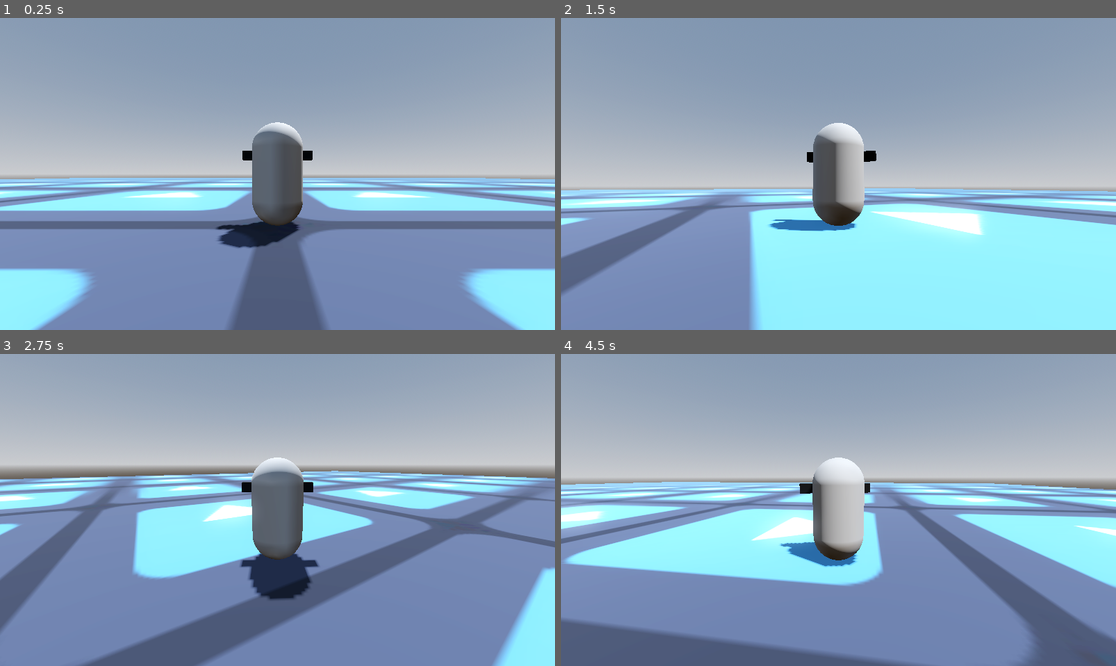
Above: before the commit, frames 1-4 (two rows, left to right).
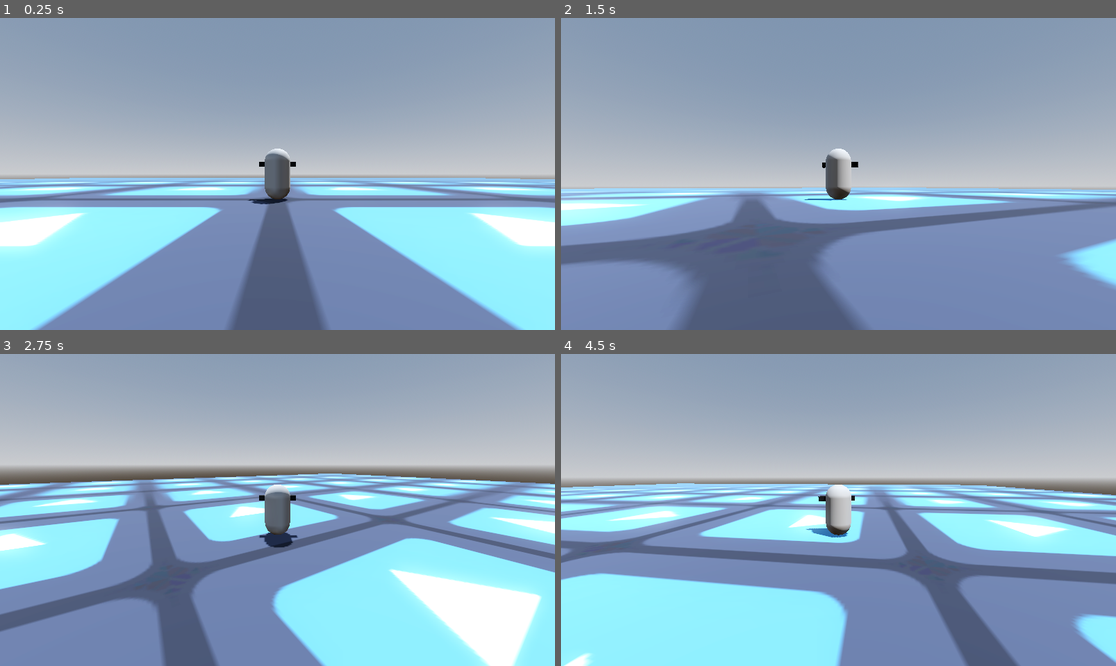
Above: after the commit, the same moments.

Repository: KurtBliss/Platformer3D
Game: Godot game, scene res://maps/map001.tscn
Two runs of this game, one before a commit and one after it. Both use one fixed random seed, a clock stepped at 60 frames per second and the inputs below. The engine's default icon, where the game draws it, is replaced by a stand-in: a white triangle on a blue panel in a dark square.
Inputs (mouse positions are in pixels of both pictures, inside the frame that each line leads up to):
- Up to frame 1 (0.25 s): no input
- Up to frame 2 (1.5 s): tap Enter (ui_accept) at 0.5, 0.77 s; move the mouse to (866, 174) at 0.52 s; hold W (move_up) from 0.53 s (still down); move the mouse to (810, 174) at 1.27 s
- Up to frame 3 (2.75 s): keep holding W (move_up); tap Enter (ui_accept) at 1.52 s; move the mouse to (288, 503) at 2.02 s
- Up to frame 4 (4.5 s): keep holding W (move_up); move the mouse to (832, 516) at 2.77 s; tap Enter (ui_accept) at 3.02, 3.77 s; move the mouse to (877, 513) at 3.52 s; move the mouse to (794, 506) at 4.27 s

The runs differ from the first frame. In frame 1, 23% of the frame differs, in the area x 0-100%, y 33-94%; in frame 2, 37%; in frame 3, 42%, in the area x 0-100%, y 33-100%; in frame 4, 41%.

Commit message:
Added a spring arm preview script

Diff:
--- a/entities/player/player_body.tscn
+++ b/entities/player/player_body.tscn
@@ -1,6 +1,7 @@
-[gd_scene load_steps=6 format=3 uid="uid://c70y37ljl0rk0"]
+[gd_scene load_steps=7 format=3 uid="uid://c70y37ljl0rk0"]
 
 [ext_resource type="Script" uid="uid://iqakbo865cfp" path="res://entities/player/player_body.gd" id="1_i4bso"]
+[ext_resource type="Script" uid="uid://cydaqb582pukl" path="res://entities/player/spring_arm_preview_3d.gd" id="2_xhb16"]
 
 [sub_resource type="CapsuleShape3D" id="CapsuleShape3D_xkrkr"]
 
@@ -29,6 +30,8 @@
 [node name="Pivot" type="Node3D" parent="."]
 
 [node name="SpringArm3D" type="SpringArm3D" parent="Pivot"]
-spring_length = 4.0
+spring_length = 8.0
+script = ExtResource("2_xhb16")
 
 [node name="Camera3D" type="Camera3D" parent="Pivot/SpringArm3D"]
+transform = Transform3D(1, 0, 0, 0, 1, 0, 0, 0, 1, 0, 0, 8)
--- /dev/null
+++ b/entities/player/spring_arm_preview_3d.gd
@@ -0,0 +1,12 @@
+@tool
+class_name SpringArm3DPreview
+extends SpringArm3D
+
+func _process(_delta):
+	if Engine.is_editor_hint():
+		for child in get_children():
+			if child is Node3D:
+				var pos = global_position + (
+					spring_length * Vector3.BACK * basis.inverse()
+				)
+				child.global_position = pos
Not shown, added: entities/player/spring_arm_preview_3d.gd.uid
